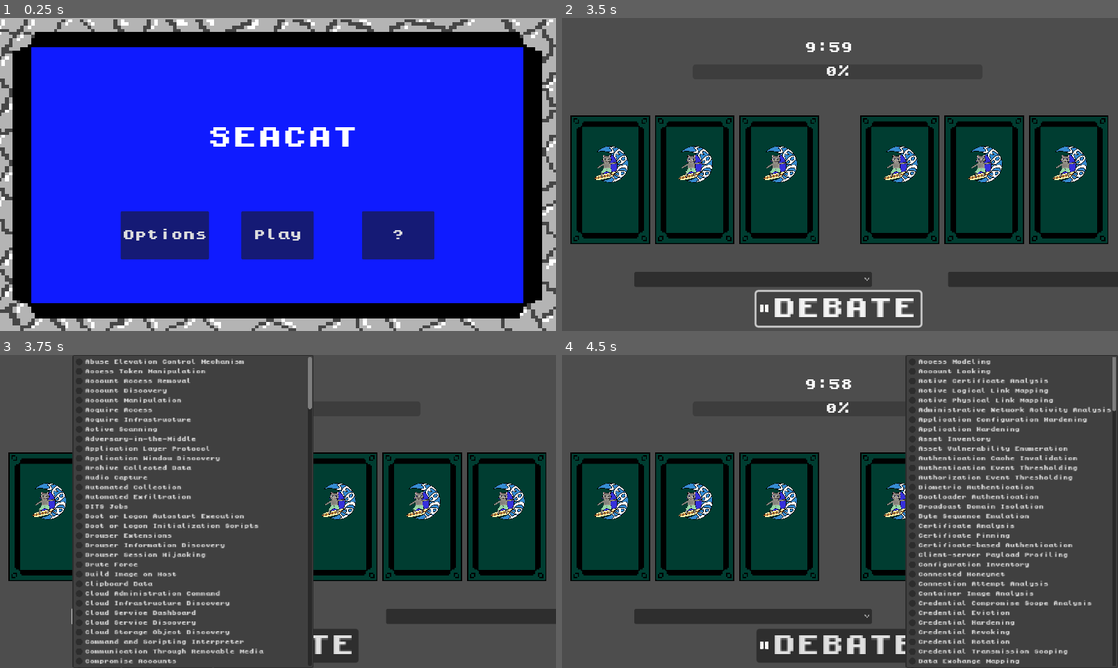
Above: before the commit, frames 1-4 (two rows, left to right).
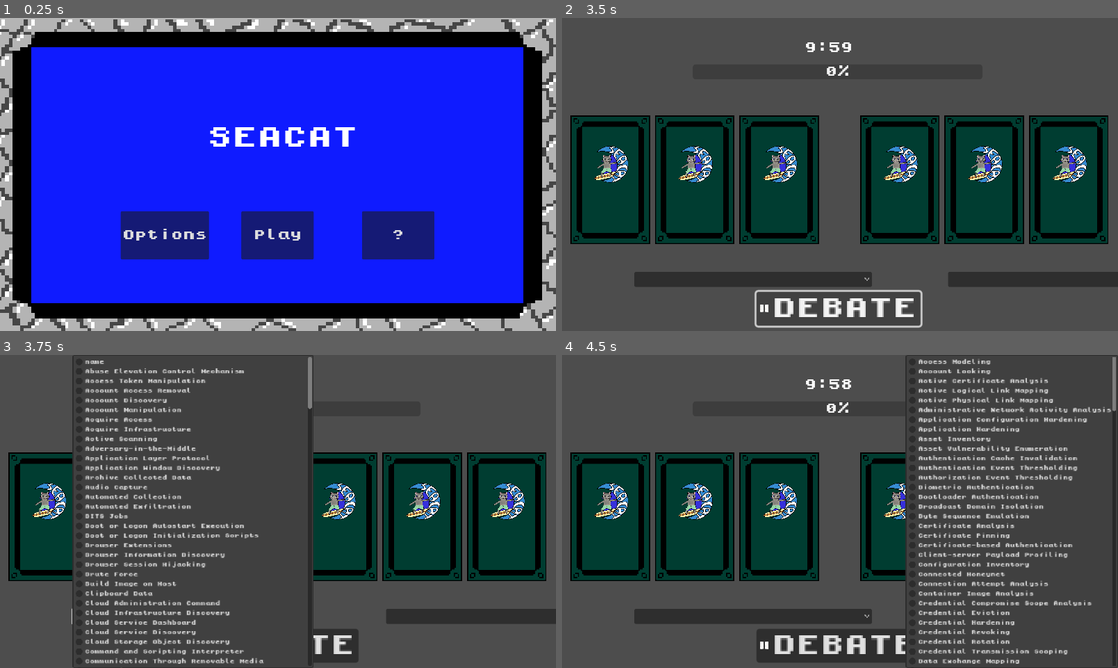
Above: after the commit, the same moments.

Repository: phan-andrew/demo3
Game: Godot game, scene res://game_scenes/start_screen/start_screen.tscn
Same seed, same stepped clock (60 frames per second), same inputs: the game is played once before the commit and once after it.
Inputs (mouse positions are in pixels of both pictures, inside the frame that each line leads up to):
- Up to frame 1 (0.25 s): no input
- Up to frame 2 (3.5 s): click "Play" at 0.5 s; click (834, 127) at 1.27 s; type "12" at 1.35 s; click "CONTINUE" at 2 s; click "DEBATE" at 2.75 s
- Up to frame 3 (3.75 s): click (189, 617) at 3.5 s
- Up to frame 4 (4.5 s): click (1051, 617) at 4.25 s

Frames 1-2 are identical in both runs. In frame 3, 4.6% of the frame differs, in the area x 15-56%, y 1-99%; in frame 4, nothing differs.

Commit message:
global variables for mitre attack and defenses

Diff:
--- /dev/null
+++ b/Mitre.gd
@@ -0,0 +1,28 @@
+extends Node
+
+var attack_dict={}
+var defend_dict={}
+
+# Called when the node enters the scene tree for the first time.
+func _ready():
+	import_resources_data()
+	print(attack_dict)
+
+
+# Called every frame. 'delta' is the elapsed time since the previous frame.
+func _process(delta):
+	pass
+
+
+func import_resources_data():
+	var file= FileAccess.open("res://data/ATT&CK_database.txt", FileAccess.READ)
+	while !file.eof_reached():
+		var attack_data_set = Array(file.get_csv_line())
+		attack_dict[attack_dict.size()] = attack_data_set
+	file.close()
+
+	var file2= FileAccess.open("res://data/D3FEND_Names.txt", FileAccess.READ)
+	while !file2.eof_reached():
+		var defense_data_set = Array(file2.get_csv_line())
+		defend_dict[defend_dict.size()] = defense_data_set
+	file2.close()
--- a/card_scenes/cardFlip.gd
+++ b/card_scenes/cardFlip.gd
@@ -15,6 +15,7 @@
 func _ready():
 	$card.z_index = -1
 	$card/card_back.z_index = 0
+	print(Mitre.attack_dict)
 
 
 # Called every frame. 'delta' is the elapsed time since the previous frame.
@@ -39,7 +40,7 @@
 func setCard(type, index):
 	cardType = type
 	if type == "a":
-		$card.texture = load(aPics[index])
+		$card.texture = load(Mitre.attack_dict[index][3])
 	if type == "d":
 		$card.texture = load(dPics[index])
 
--- a/game_scenes/game_screen/dropdown.gd
+++ b/game_scenes/game_screen/dropdown.gd
@@ -7,7 +7,6 @@
 
 # Called when the node enters the scene tree for the first time.
 func _ready():
-	import_resources_data()
 	add_attack_options()
 	add_defend_options()
 
@@ -25,35 +24,18 @@
 	defend_choice = index
 	generateDCard = true
 
-
-var attack_dict={}
-var defend_dict={}
-
-func import_resources_data():
-	var file= FileAccess.open("res://data/ATT&CK_Names.txt", FileAccess.READ)
-	while !file.eof_reached():
-		var attack_data_set = Array(file.get_csv_line())
-		attack_dict[attack_dict.size()] = attack_data_set
-	file.close()
-
-	var file2= FileAccess.open("res://data/D3FEND_Names.txt", FileAccess.READ)
-	while !file2.eof_reached():
-		var defense_data_set = Array(file2.get_csv_line())
-		defend_dict[defend_dict.size()] = defense_data_set
-	file2.close()
-
 func add_attack_options():
 	var drop = $attack_option
 	var a = 0
-	while a<attack_dict.size():
-		drop.add_item(attack_dict[a][0])
+	while a<Mitre.attack_dict.size():
+		drop.add_item(Mitre.attack_dict[a][1])
 		a+=1
 	drop.select(-1)
 
 func add_defend_options():
 	var drop = $defend_option
 	var a = 0
-	while a<defend_dict.size():
-		drop.add_item(defend_dict[a][0])
+	while a < Mitre.defend_dict.size():
+		drop.add_item(Mitre.defend_dict[a][0])
 		a+=1
 	drop.select(-1)
--- a/project.godot
+++ b/project.godot
@@ -14,6 +14,10 @@
 run/main_scene="res://game_scenes/start_screen/start_screen.tscn"
 config/features=PackedStringArray("4.2", "GL Compatibility")
 config/icon="res://icon.svg"
+
+[autoload]
+
+Mitre="*res://Mitre.gd"
 
 [display]
 
Not shown, added: data/ATT&CK_database.txt
Not shown: 1 places in game_scenes/game_screen/dropdown.tscn that only renumber resources
Not shown: 1 places in game_scenes/game_screen/game_screen.tscn that only renumber resources
Not shown: 1 places in game_scenes/help_screen/help_screen.tscn that only renumber resources
Not shown: 1 places in game_scenes/options_screen/options_screen.tscn that only renumber resources
Not shown: 1 places in game_scenes/prompts_screen/starting_prompts.tscn that only renumber resources
Not shown: 1 places in game_scenes/start_screen/start_screen.tscn that only renumber resources
